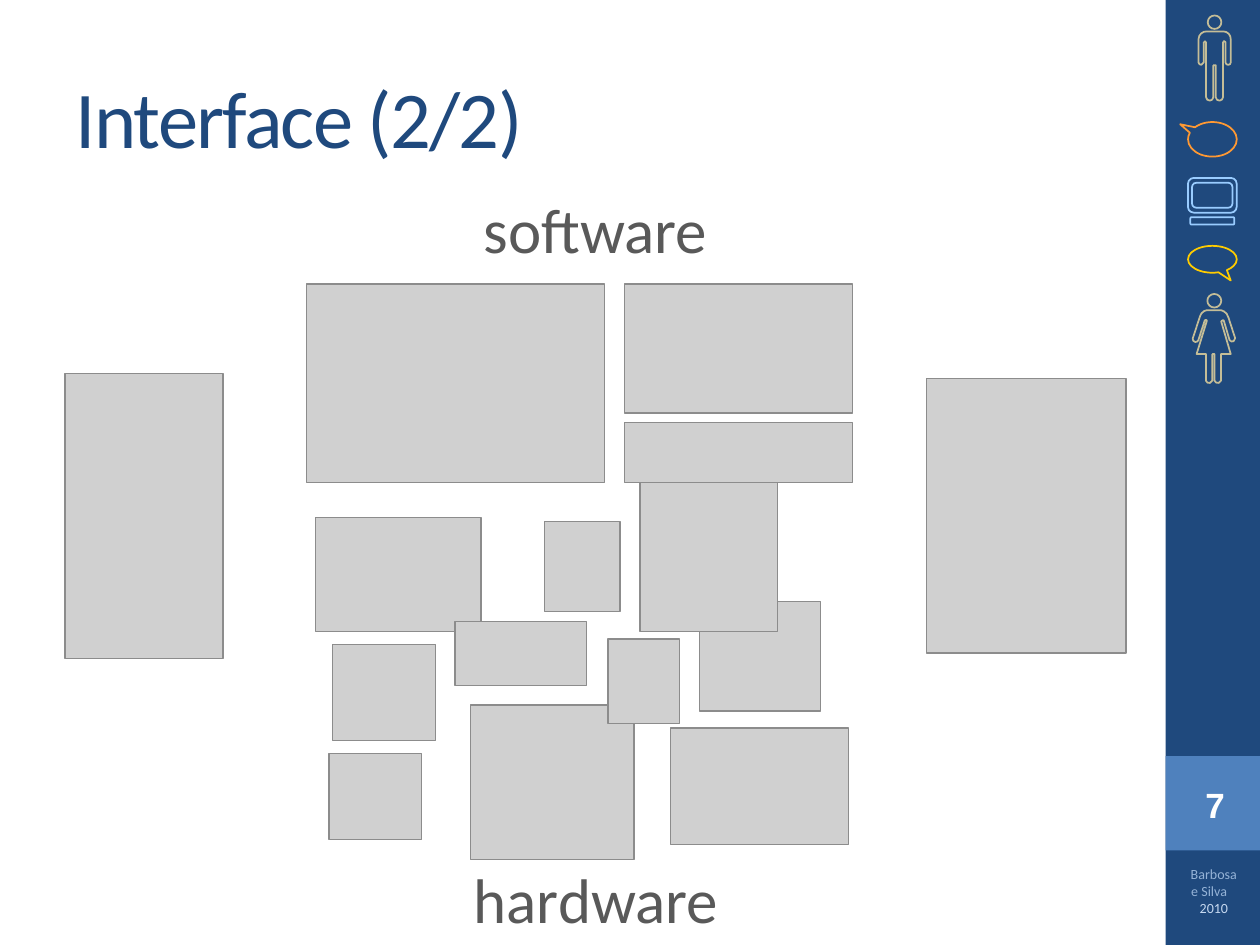
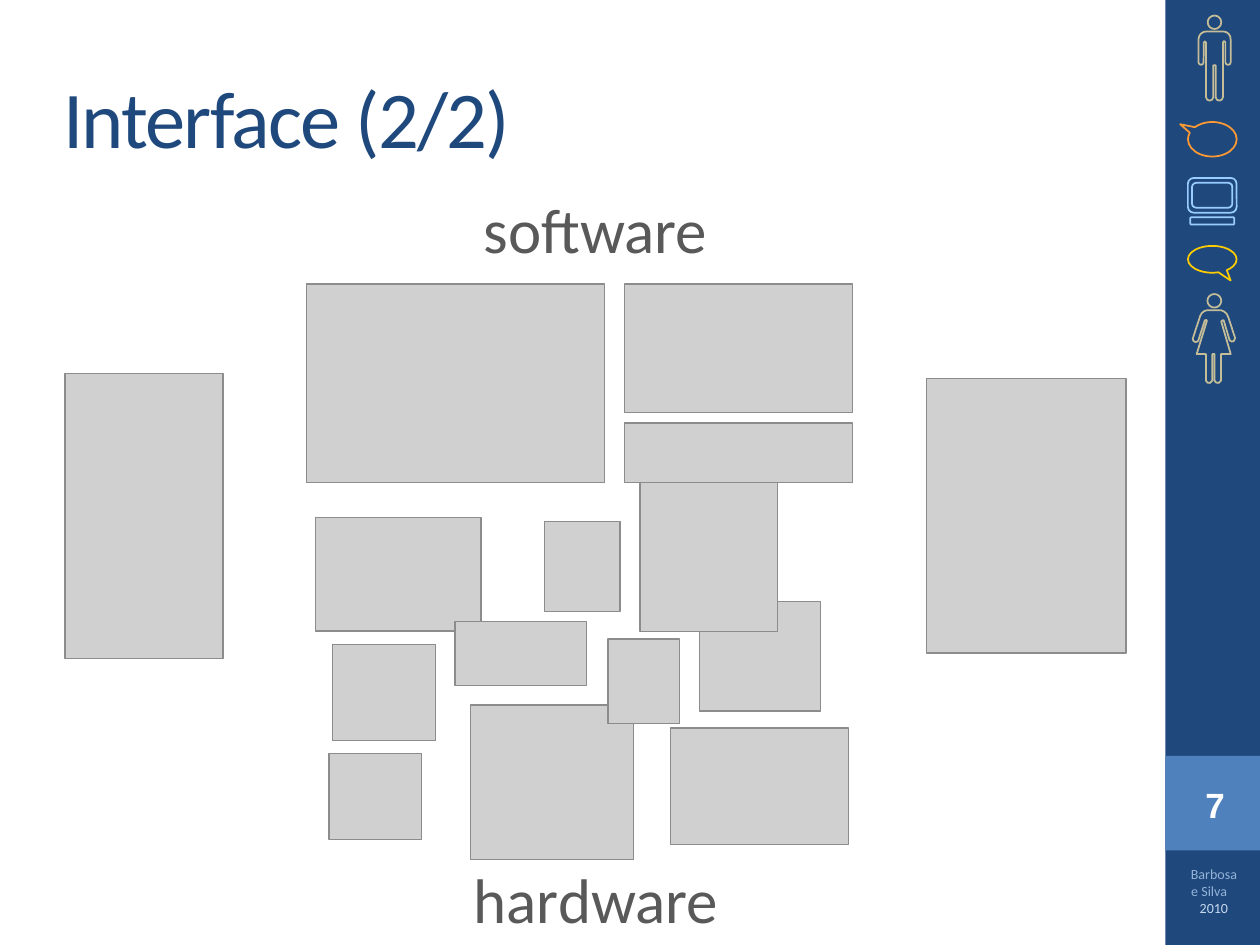
Before and after one commit to vodiniz/aulas, a slide deck: slide 7 of 2_periodo/IHC/cap2.pptx. Drawn at 1260x945 pixels with LibreOffice and Linux fonts; fonts in the diff are those of the drawing; grey boxes stand for pictures. Boxes give left, top, right and bottom in pixels: in the first picture for what was removed or moved away, otherwise in the second. Text is boxed around its words. In the diff, an @@ line names an element or a change of style, - is before the commit and + after.

```diff
--- a/2_periodo/IHC/cap2.pptx
+++ b/2_periodo/IHC/cap2.pptx
@@ freeform shape at (1198, 15, 1231, 101): outline redrawn @@
@@ title "Interface (2/2)": place and size @@
-title "Interface (2/2)" at (76, 89, 522, 159)
+title "Interface (2/2)" at (63, 89, 509, 159)
```
Also in this commit, not shown: 18 other slides changed, 9 other files.
